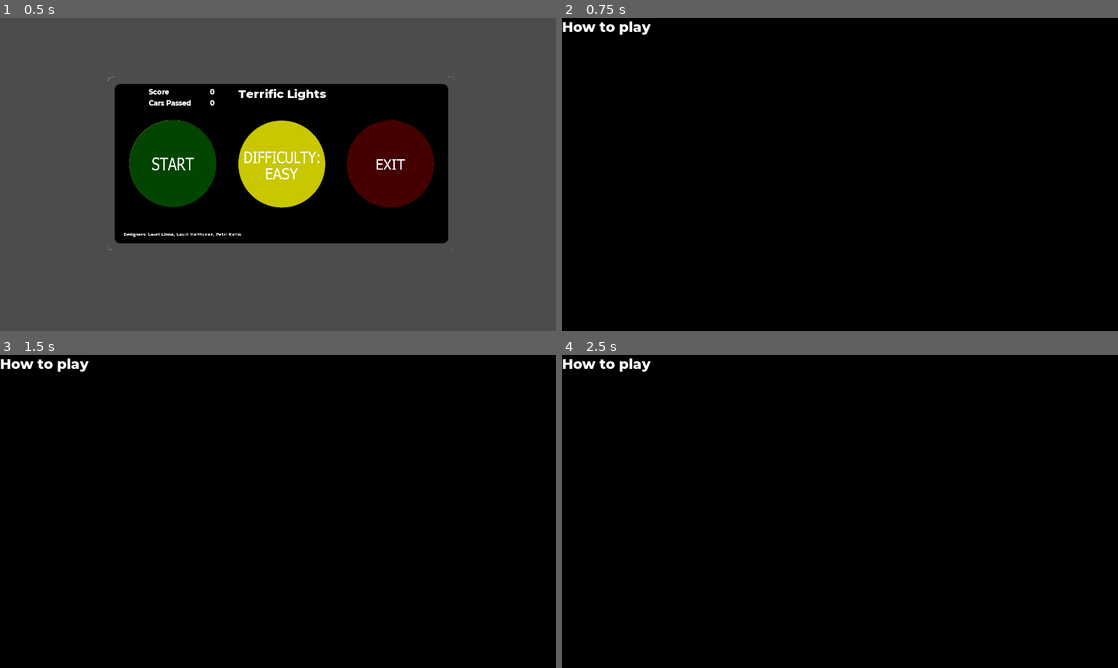
Above: before the commit, frames 1-4 (two rows, left to right).
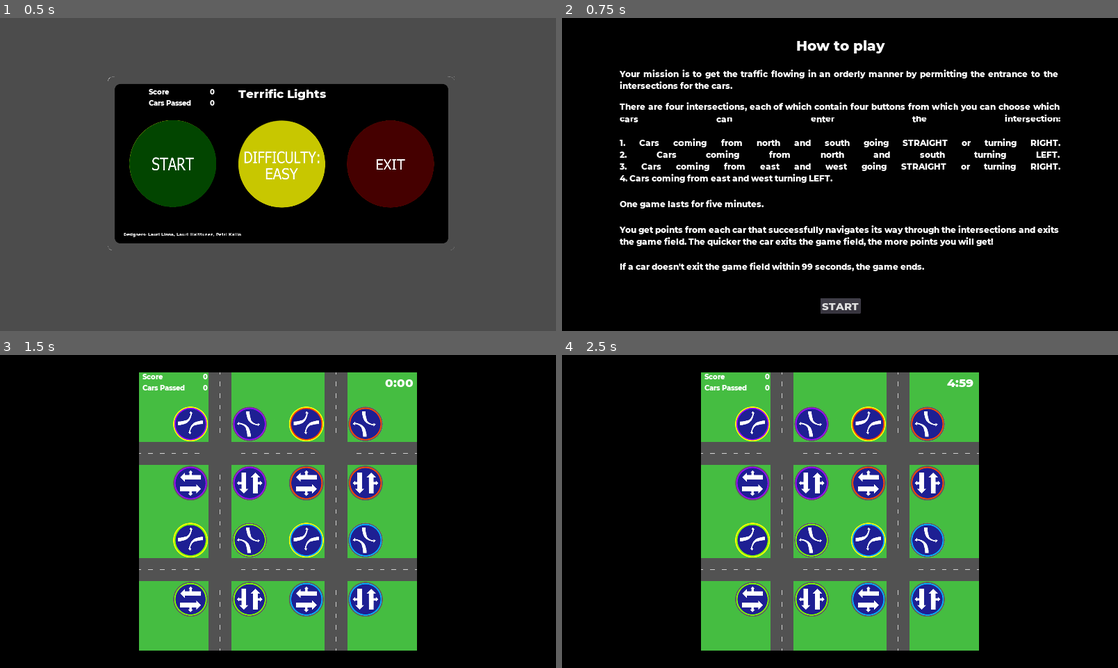
Above: after the commit, the same moments.

Repository: nicohi/terrific-lights-multiplayer
Game: Godot game, scene res://MainMenu/MainMenu.tscn
Two runs of this game, one before a commit and one after it. Both use one fixed random seed, a clock stepped at 60 frames per second and the inputs below.
Inputs (mouse positions are in pixels of both pictures, inside the frame that each line leads up to):
- Up to frame 1 (0.5 s): no input
- Up to frame 2 (0.75 s): click (734, 165) at 0.52 s
- Up to frame 3 (1.5 s): click (278, 642) at 1.25 s, where only the run after the commit has a clickable "START"
- Up to frame 4 (2.5 s): tap Enter at 2 s; move the mouse to (962, 495) at 2.02 s; click (962, 495) at 2.17 s

Frame 1 is identical in both runs. In frame 2, 8.4% of the frame differs, in the area x 0-90%, y 1-95%; in frame 3, 45%, in the area x 0-75%, y 1-95%; in frame 4, 45%.

Commit message:
Instructions. Menu button and game over sounds.

Diff:
--- a/Car/Car.tscn
+++ b/Car/Car.tscn
@@ -112,5 +112,4 @@
 stream = SubResource( 5 )
 volume_db = -24.0
 bus = "Cars"
-
 [connection signal="timeout" from="Honkabilly/HonkTimer" to="Honkabilly" method="_on_HonkTimer_timeout"]
--- a/Globals.gd
+++ b/Globals.gd
@@ -8,6 +8,8 @@
 enum { NONE, ALL, NORTH, EAST, SOUTH, WEST }
 enum { LEFT, RIGHT, STRAIGHT }
 
+var instructions_shown = false
+
 enum {
 	DIFFICULTY_EASY
 	DIFFICULTY_MEDIUM
--- /dev/null
+++ b/Map/GameOverPopupMenu.gd
@@ -0,0 +1,18 @@
+extends Popup
+
+onready var hoverAudio = $ButtonAudio/OnHover
+onready var clickAudio = $ButtonAudio/OnClick
+onready var retryButton = $Options/RetryButton
+onready var returnButton = $Options/ReturnToMenuButton
+
+func _ready():
+	for button in [retryButton, returnButton]:
+		var b = button as Button
+		b.connect("mouse_entered", self, "_on_hover")
+		b.connect("pressed", self, "_on_click")
+
+func _on_hover():
+	hoverAudio.play()
+
+func on_click():
+	clickAudio.play()
--- a/Map/Map.gd
+++ b/Map/Map.gd
@@ -15,6 +15,10 @@
 onready var gameOverPopUp = $GameOverPopupMenu
 onready var darken = $Darken
 onready var carStorage = $Cars
+onready var instructions = $Instructions
+onready var instructionButton = $Instructions/Button
+onready var gameOverTune = $GameOverAudio
+onready var victoryTune = $VictoryAudio
 
 signal score_changed(total_score, cars_passed)
 
@@ -41,6 +45,7 @@
 
 func _ready():
 	self.connect("score_changed", scoreDisplay, "update_score")
+	instructions.connect("instructions_closed", self, "_handle_instructions_closed")
 
 	timeDisplay.updateTime(GAME_TIME)
 	var _window_size = get_viewport().get_visible_rect().size
@@ -48,6 +53,23 @@
 	_create_cars()
 
 	randomize()
+
+	if (
+		Globals.current_difficulty == Globals.DIFFICULTY_EASY and
+		not Globals.instructions_shown
+	):
+		instructions.visible = true
+		get_tree().paused = true
+
+func _handle_instructions_closed():
+	if (
+		not Globals.instructions_shown and
+		Globals.current_difficulty == Globals.DIFFICULTY_EASY
+	):
+		Globals.instructions_shown = true
+		get_tree().paused = false
+	else:
+		pausePopUp.visible = true
 
 func _reset_car(car, points):
 	carExitAudio.play()
@@ -69,6 +91,7 @@
 	gameOverLabel.text = "GAME OVER"
 	gameOverLabel.add_color_override("font_color", Color(1, 0, 0, 1))
 	gameOverPopUp.find_node("ScoreLabel").text = ""
+	gameOverTune.play()
 
 # Every 12 seconds, release a number of Cars dependent on the difficulty level
 func _release_a_car():
@@ -105,6 +128,7 @@
 	gameOverLabel.text = "VICTORY"
 	gameOverLabel.add_color_override("font_color", Color(0, 1, 0, 1))
 	gameOverPopUp.find_node("ScoreLabel").text = "Score: " + str(Globals.score)
+	victoryTune.play()
 
 func _on_ReturnToMenuButton_pressed():
 	darken.hide()
@@ -113,7 +137,7 @@
 
 # Starts the current game mode from the beginning
 func _on_RetryButton_pressed():
-	EngineConfig.engine_idx = 0
+	EngineConfig.car_engines_on = 0
 	get_tree().change_scene("res://Map/Map.tscn")
 	get_tree().paused = false
 
@@ -136,3 +160,9 @@
 	#Returns to main menu. Pause flased in order to return from pause-paralysis.
 	get_tree().paused = false
 	get_tree().change_scene("res://MainMenu/MainMenu.tscn")
+
+
+func _on_InstructionsButton_pressed():
+	instructionButton.text = "BACK"
+	pausePopUp.visible = false
+	instructions.visible = true
--- a/Map/Map.tscn
+++ b/Map/Map.tscn
@@ -41,9 +41,17 @@
 [ext_resource path="res://UI/TimerDisplay.tscn" type="PackedScene" id=39]
 [ext_resource path="res://Sounds/1_CarExit.wav" type="AudioStream" id=40]
 [ext_resource path="res://MainMenu/Title.tres" type="DynamicFont" id=41]
+[ext_resource path="res://UI/Instructions.tscn" type="PackedScene" id=42]
+[ext_resource path="res://UI/Instructions.gd" type="Script" id=43]
+[ext_resource path="res://Sounds/6_MenuMouseEnter.wav" type="AudioStream" id=44]
+[ext_resource path="res://Sounds/8_MenuPress.wav" type="AudioStream" id=45]
+[ext_resource path="res://Map/PausePopup.gd" type="Script" id=46]
+[ext_resource path="res://Map/GameOverPopupMenu.gd" type="Script" id=47]
+[ext_resource path="res://Sounds/terrific-lights-gameover.ogg" type="AudioStream" id=48]
+[ext_resource path="res://Sounds/terrific-lights-win.ogg" type="AudioStream" id=49]
 
 [sub_resource type="DynamicFont" id=1]
-size = 50
+size = 30
 outline_color = Color( 0.996078, 0.988235, 0.988235, 1 )
 font_data = ExtResource( 2 )
 
@@ -52,6 +60,10 @@
 outline_color = Color( 0.996078, 0.988235, 0.988235, 1 )
 font_data = ExtResource( 2 )
 
+[sub_resource type="DynamicFont" id=9]
+size = 30
+font_data = ExtResource( 2 )
+
 [sub_resource type="DynamicFont" id=3]
 size = 30
 outline_color = Color( 0.996078, 0.988235, 0.988235, 1 )
@@ -75,6 +87,14 @@
 [sub_resource type="DynamicFont" id=7]
 size = 30
 outline_color = Color( 0.996078, 0.988235, 0.988235, 1 )
+font_data = ExtResource( 2 )
+
+[sub_resource type="DynamicFont" id=10]
+size = 50
+font_data = ExtResource( 2 )
+
+[sub_resource type="DynamicFont" id=8]
+size = 36
 font_data = ExtResource( 2 )
 
 [node name="Map" type="Node2D"]
@@ -89,7 +109,6 @@
 }
 
 [node name="Road" type="Node2D" parent="."]
-visible = false
 script = ExtResource( 37 )
 __meta__ = {
 "_edit_lock_": true
@@ -267,6 +286,7 @@
 margin_bottom = 699.0
 mouse_filter = 2
 popup_exclusive = true
+script = ExtResource( 46 )
 __meta__ = {
 "_edit_use_anchors_": false
 }
@@ -297,7 +317,7 @@
 }
 
 [node name="ResumeButton" type="Button" parent="PausePopup/VBoxContainer"]
-margin_right = 193.0
+margin_right = 227.0
 margin_bottom = 44.0
 custom_fonts/font = SubResource( 1 )
 text = "Resume"
@@ -307,7 +327,7 @@
 
 [node name="RestartButton" type="Button" parent="PausePopup/VBoxContainer"]
 margin_top = 48.0
-margin_right = 193.0
+margin_right = 227.0
 margin_bottom = 92.0
 custom_fonts/font = SubResource( 2 )
 text = "Retry"
@@ -315,15 +335,32 @@
 "_edit_use_anchors_": false
 }
 
+[node name="InstructionsButton" type="Button" parent="PausePopup/VBoxContainer"]
+margin_top = 96.0
+margin_right = 227.0
+margin_bottom = 140.0
+custom_fonts/font = SubResource( 9 )
+text = "Instructions"
+
 [node name="QuitButton" type="Button" parent="PausePopup/VBoxContainer"]
-margin_top = 96.0
-margin_right = 193.0
-margin_bottom = 140.0
+margin_top = 144.0
+margin_right = 227.0
+margin_bottom = 188.0
 custom_fonts/font = SubResource( 3 )
 text = "Main Menu"
 __meta__ = {
 "_edit_use_anchors_": false
 }
+
+[node name="ButtonAudio" type="Node" parent="PausePopup"]
+
+[node name="OnHover" type="AudioStreamPlayer" parent="PausePopup/ButtonAudio"]
+stream = ExtResource( 44 )
+bus = "Buttons"
+
+[node name="OnClick" type="AudioStreamPlayer" parent="PausePopup/ButtonAudio"]
+stream = ExtResource( 45 )
+bus = "Buttons"
 
 [node name="ScoreDisplay" parent="." instance=ExtResource( 38 )]
 margin_left = 491.0
@@ -347,13 +384,13 @@
 
 [node name="GameOverPopupMenu" type="Popup" parent="."]
 pause_mode = 2
-visible = true
 margin_left = 802.0
 margin_top = 382.0
 margin_right = 1118.0
 margin_bottom = 699.0
 mouse_filter = 2
 popup_exclusive = true
+script = ExtResource( 47 )
 __meta__ = {
 "_edit_group_": true,
 "_edit_use_anchors_": false
@@ -409,6 +446,16 @@
 "_edit_use_anchors_": false
 }
 
+[node name="ButtonAudio" type="Node" parent="GameOverPopupMenu"]
+
+[node name="OnHover" type="AudioStreamPlayer" parent="GameOverPopupMenu/ButtonAudio"]
+stream = ExtResource( 44 )
+bus = "Buttons"
+
+[node name="OnClick" type="AudioStreamPlayer" parent="GameOverPopupMenu/ButtonAudio"]
+stream = ExtResource( 45 )
+bus = "Buttons"
+
 [node name="Polygon2D" type="Polygon2D" parent="."]
 color = Color( 0, 0, 0, 1 )
 polygon = PoolVector2Array( -25, -39, -25, 1128, 1969, 1122, 1952, -72, 35, -66, 481, 60, 1439, 60, 1439, 1020, 481, 1020, 481, 75, 481, 28, -30, -92 )
@@ -417,30 +464,103 @@
 }
 
 [node name="Instructions" type="Polygon2D" parent="."]
+pause_mode = 2
+visible = false
 color = Color( 0, 0, 0, 1 )
 polygon = PoolVector2Array( -8.24306, -55, 1944.76, -52, 1946.76, 1105, -15.2431, 1107, -15.2431, 1107 )
-
-[node name="VBoxContainer" type="VBoxContainer" parent="Instructions"]
-anchor_top = 0.5
-anchor_right = 1.0
-anchor_bottom = 0.5
-__meta__ = {
-"_edit_use_anchors_": false
-}
-
-[node name="Heading" type="Label" parent="Instructions/VBoxContainer"]
-margin_right = 319.0
-margin_bottom = 62.0
-custom_fonts/font = SubResource( 1 )
+script = ExtResource( 43 )
+
+[node name="Heading" type="Label" parent="Instructions"]
+anchor_bottom = 256.0
+margin_top = 64.0
+margin_right = 1920.0
+margin_bottom = 126.0
+custom_fonts/font = SubResource( 10 )
 text = "How to play"
+align = 1
+__meta__ = {
+"_edit_use_anchors_": false
+}
+
+[node name="Instructions" parent="Instructions" instance=ExtResource( 42 )]
+margin_top = 176.0
+margin_bottom = 255.0
+align = 3
+
+[node name="Instructions2" parent="Instructions" instance=ExtResource( 42 )]
+margin_top = 288.75
+margin_bottom = 576.75
+text = "There are four intersections, each of which contain four buttons from which you can choose which cars can enter the intersection:
+
+1. Cars coming from north and south going STRAIGHT or turning RIGHT.
+2. Cars coming from north and south turning LEFT.
+3. Cars coming from east and west going STRAIGHT or turning RIGHT.
+4. Cars coming from east and west turning LEFT."
+align = 3
+max_lines_visible = -1
+
+[node name="Instructions3" parent="Instructions" instance=ExtResource( 42 )]
+margin_top = 624.75
+margin_bottom = 662.75
+text = "One game lasts for five minutes."
+
+[node name="Instructions4" parent="Instructions" instance=ExtResource( 42 )]
+margin_top = 712.75
+margin_bottom = 791.75
+text = "You get points from each car that successfully navigates its way through the intersections and exits the game field. The quicker the car exits the game field, the more points you will get!"
+align = 3
+
+[node name="Instructions5" parent="Instructions" instance=ExtResource( 42 )]
+margin_top = 840.75
+margin_bottom = 878.75
+text = "If a car doesn't exit the game field within 99 seconds, the game ends."
+
+[node name="Button" type="Button" parent="Instructions"]
+anchor_left = 0.5
+anchor_top = 1.0
+anchor_right = 0.5
+anchor_bottom = 1.0
+margin_left = 892.0
+margin_top = 968.0
+margin_right = 1028.0
+margin_bottom = 1019.0
+custom_fonts/font = SubResource( 8 )
+text = "START"
+__meta__ = {
+"_edit_use_anchors_": false
+}
+
+[node name="ButtonAudio" type="Node" parent="Instructions"]
+
+[node name="OnHover" type="AudioStreamPlayer" parent="Instructions/ButtonAudio"]
+stream = ExtResource( 44 )
+bus = "Buttons"
+
+[node name="OnClick" type="AudioStreamPlayer" parent="Instructions/ButtonAudio"]
+stream = ExtResource( 45 )
+bus = "Buttons"
+
+[node name="VictoryAudio" type="AudioStreamPlayer" parent="."]
+pause_mode = 2
+stream = ExtResource( 49 )
+volume_db = -6.0
+bus = "Music"
+
+[node name="GameOverAudio" type="AudioStreamPlayer" parent="."]
+pause_mode = 2
+stream = ExtResource( 48 )
+bus = "Music"
 [connection signal="pressed" from="PausePopup/VBoxContainer/ResumeButton" to="." method="_on_ResumeButton_pressed"]
 [connection signal="pressed" from="PausePopup/VBoxContainer/RestartButton" to="." method="_on_ResumeButton_pressed"]
 [connection signal="pressed" from="PausePopup/VBoxContainer/RestartButton" to="." method="_on_RestartButton_pressed"]
+[connection signal="pressed" from="PausePopup/VBoxContainer/InstructionsButton" to="." method="_on_InstructionsButton_pressed"]
 [connection signal="pressed" from="PausePopup/VBoxContainer/QuitButton" to="." method="_on_ResumeButton_pressed"]
 [connection signal="pressed" from="PausePopup/VBoxContainer/QuitButton" to="." method="_on_QuitButton_pressed"]
 [connection signal="timeout" from="GameTimer" to="." method="_on_GameTimer_timeout"]
 [connection signal="pressed" from="GameOverPopupMenu/Options/RetryButton" to="." method="_on_RetryButton_pressed"]
 [connection signal="pressed" from="GameOverPopupMenu/Options/ReturnToMenuButton" to="." method="_on_ReturnToMenuButton_pressed"]
+[connection signal="mouse_entered" from="Instructions/Button" to="Instructions" method="_on_Button_mouse_entered"]
+[connection signal="pressed" from="Instructions/Button" to="Instructions" method="_on_Button_pressed"]
 
 [editable path="Road/UpperLeft"]
 
--- /dev/null
+++ b/Map/PausePopup.gd
@@ -0,0 +1,20 @@
+extends Popup
+
+onready var hoverAudio = $ButtonAudio/OnHover
+onready var clickAudio = $ButtonAudio/OnClick
+onready var resumeButton = $VBoxContainer/ResumeButton
+onready var restartButton = $VBoxContainer/RestartButton
+onready var instructionButton = $VBoxContainer/InstructionsButton
+onready var quitButton = $VBoxContainer/QuitButton
+
+func _ready():
+	for button in [resumeButton, restartButton, instructionButton, quitButton]:
+		var b = button as Button
+		b.connect("mouse_entered", self, "_on_hover")
+		b.connect("pressed", self, "_on_click")
+
+func _on_hover():
+	hoverAudio.play()
+
+func on_click():
+	clickAudio.play()
--- /dev/null
+++ b/UI/Instructions.gd
@@ -0,0 +1,16 @@
+extends Polygon2D
+
+signal instructions_closed
+
+onready var hoverAudio := $ButtonAudio/OnHover
+onready var clickAudio := $ButtonAudio/OnClick
+
+func _on_Button_pressed():
+	self.visible = false
+	clickAudio.play()
+
+	emit_signal("instructions_closed")
+
+
+func _on_Button_mouse_entered():
+	hoverAudio.play()
--- /dev/null
+++ b/UI/Instructions.tscn
@@ -0,0 +1,21 @@
+[gd_scene load_steps=3 format=2]
+
+[ext_resource path="res://MainMenu/Montserrat-ExtraBold.ttf" type="DynamicFontData" id=1]
+
+[sub_resource type="DynamicFont" id=1]
+size = 30
+font_data = ExtResource( 1 )
+
+[node name="Instructions" type="Label"]
+margin_left = 200.0
+margin_top = 66.0
+margin_right = 1720.0
+margin_bottom = 80.0
+grow_horizontal = 2
+custom_fonts/font = SubResource( 1 )
+text = "Your mission is to get the traffic flowing in an orderly manner by permitting the entrance to the intersections for the cars."
+autowrap = true
+max_lines_visible = 2
+__meta__ = {
+"_edit_use_anchors_": false
+}
--- a/default_bus_layout.tres
+++ b/default_bus_layout.tres
@@ -19,6 +19,10 @@
 
 [sub_resource type="AudioEffectLowPassFilter" id=4]
 resource_name = "LowPassFilter"
+
+[sub_resource type="AudioEffectLowPassFilter" id=5]
+resource_name = "LowPassFilter"
+cutoff_hz = 3000.0
 
 [resource]
 bus/1/name = "Roads"
@@ -53,3 +57,11 @@
 bus/4/send = "Master"
 bus/4/effect/0/effect = SubResource( 4 )
 bus/4/effect/0/enabled = true
+bus/5/name = "Music"
+bus/5/solo = false
+bus/5/mute = false
+bus/5/bypass_fx = false
+bus/5/volume_db = 0.0
+bus/5/send = "Master"
+bus/5/effect/0/effect = SubResource( 5 )
+bus/5/effect/0/enabled = true
Not shown: 1 places in Map/Map.tscn that only renumber resources
Not shown, added: Sounds/terrific-lights-gameover.ogg.import
Not shown, added: Sounds/terrific-lights-win.ogg.import
Not shown: 1 places in default_bus_layout.tres that only renumber resources
Not shown, added: Sounds/terrific-lights-gameover.ogg
Not shown, added: Sounds/terrific-lights-win.ogg
